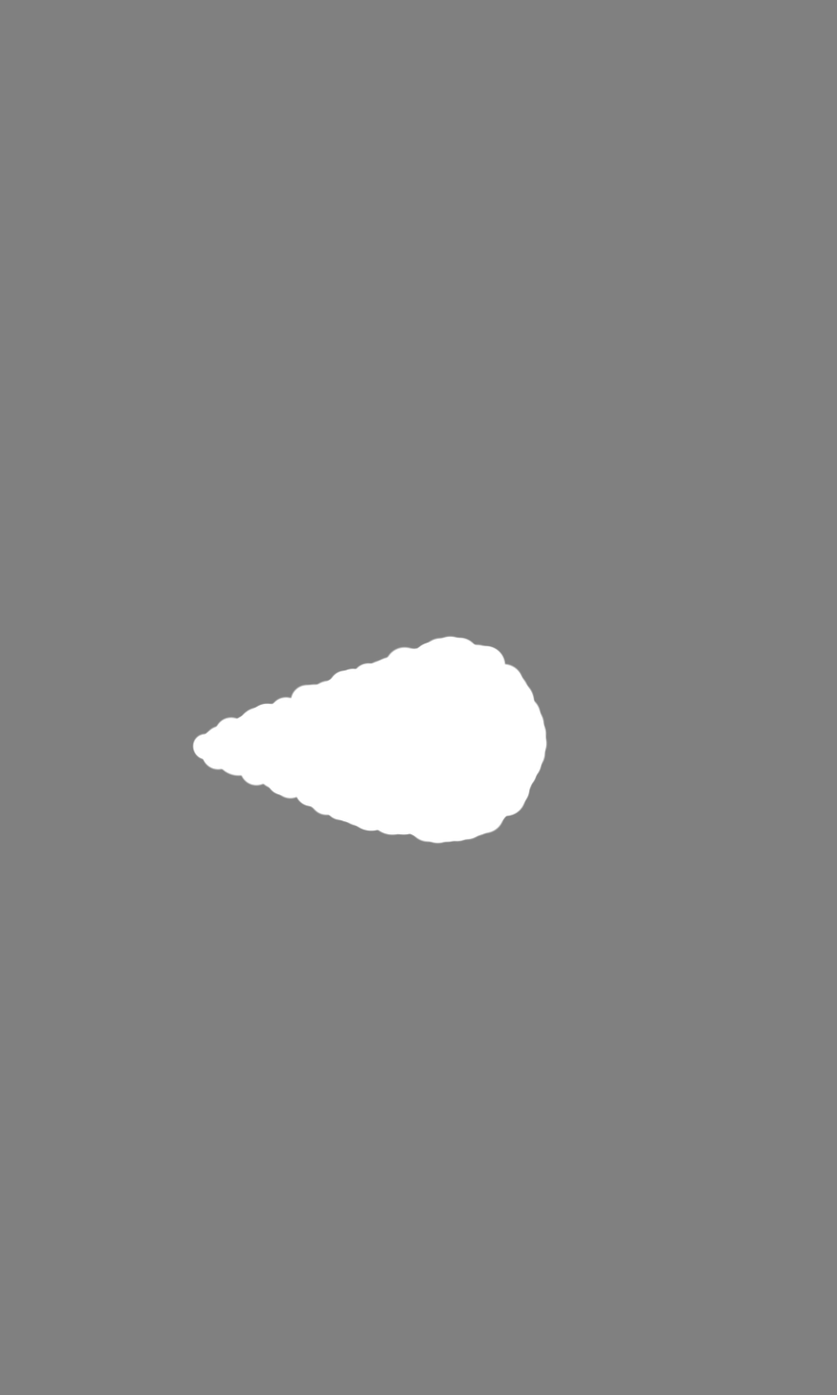
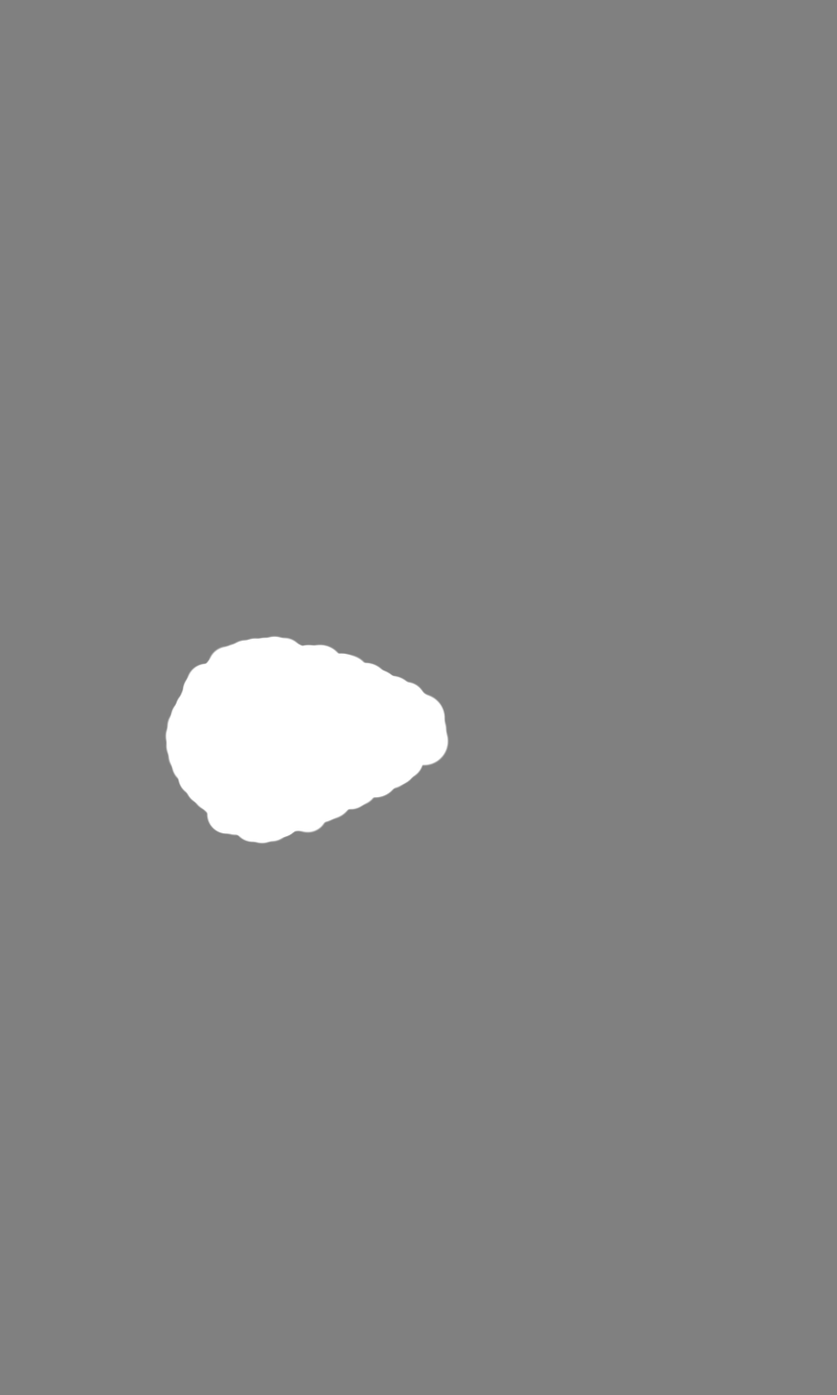
Two versions of the same layered image (837×1395). Layer-by-layer changes:
hid "Frame 7", painted on it over [164, 635, 548, 845]
showed "Frame 5", painted on it over [164, 635, 548, 845]
